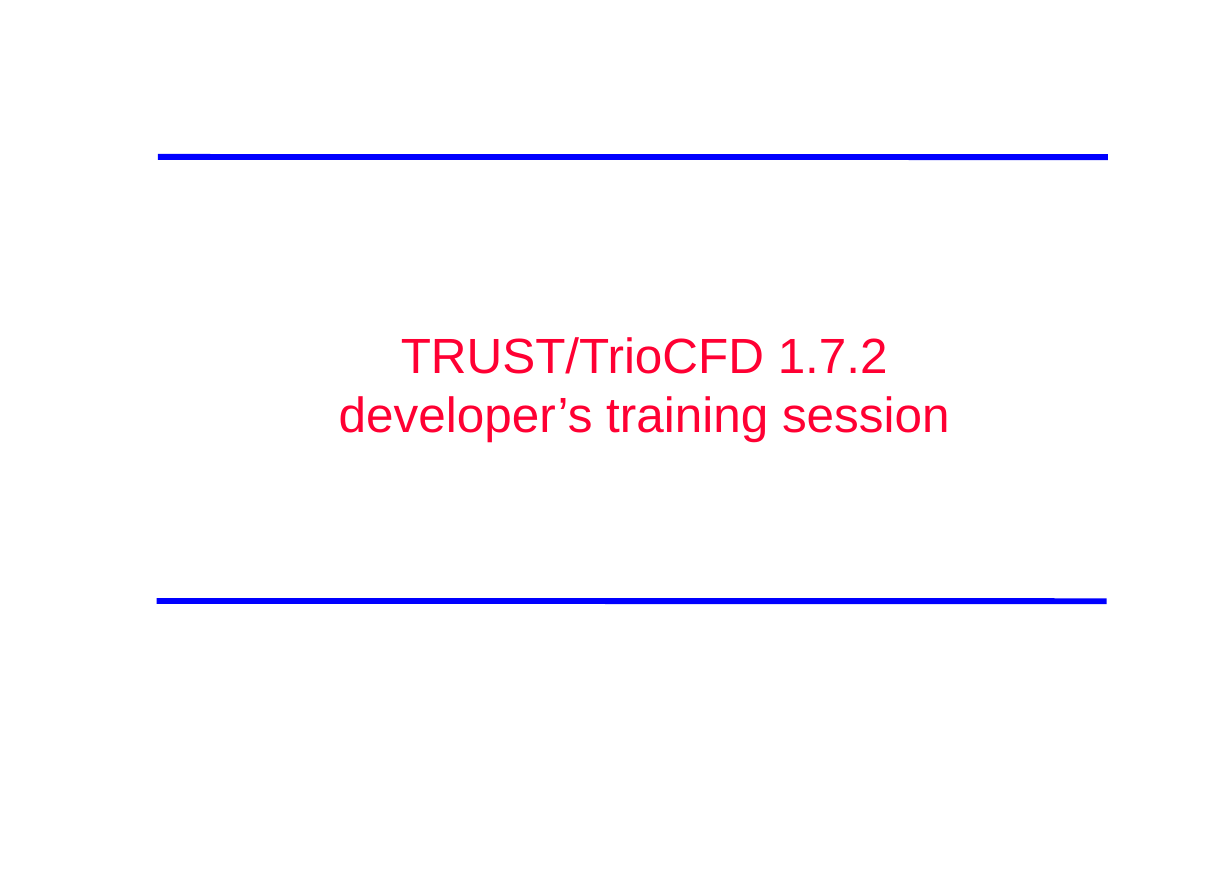
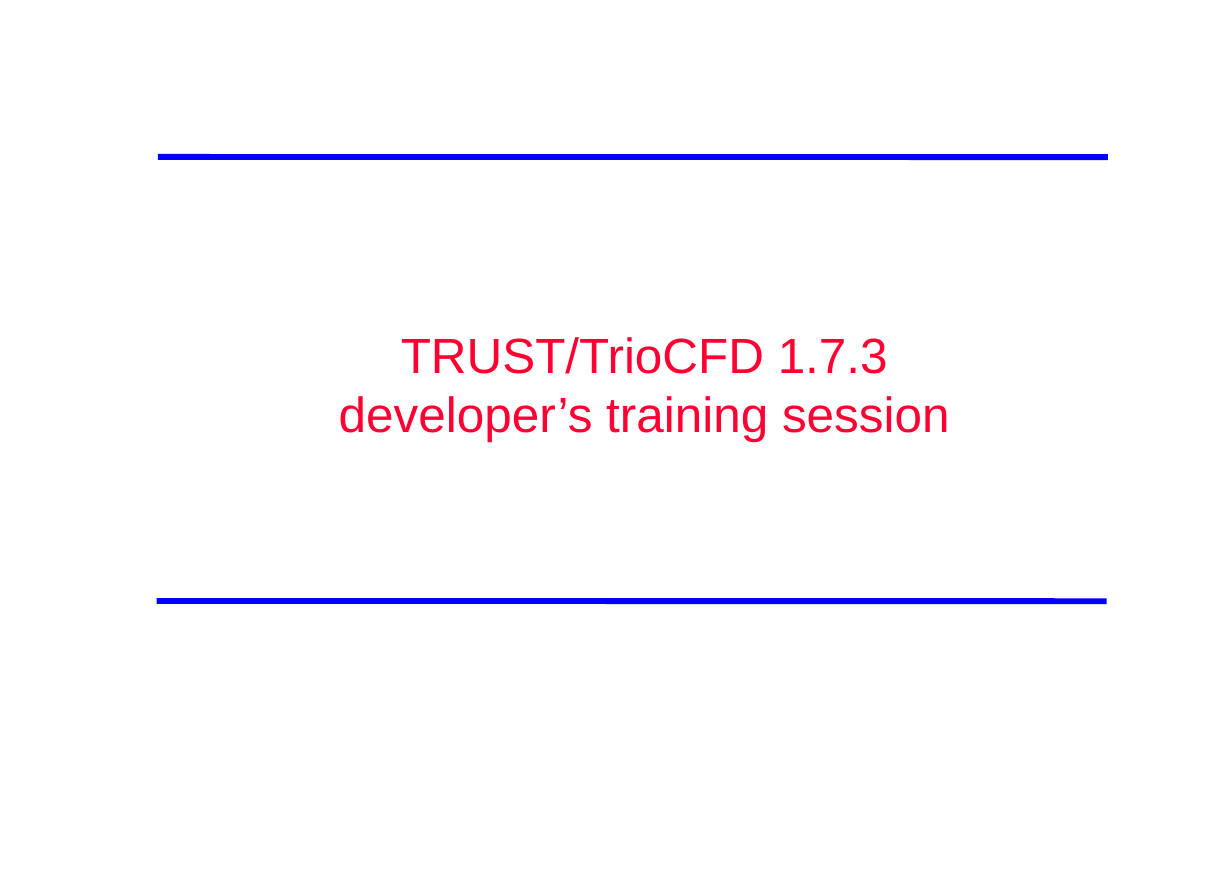
Before and after one commit to cea-trust-platform/trust-code, a slide deck: slide 1 of doc/TRUST/Developer_TRUST_presentation.odp. Drawn at 1232x871 pixels with LibreOffice and Linux fonts; fonts in the diff are those of the drawing; background and template pictures are left out. Boxes give left, top, right and bottom in pixels: in the first picture for what was removed or moved away, otherwise in the second. Text is boxed around its words. In the diff, an @@ line names an element or a change of style, - is before the commit and + after.

Commit message:
Update of user and dev training sessions

```diff
--- a/doc/TRUST/Developer_TRUST_presentation.odp
+++ b/doc/TRUST/Developer_TRUST_presentation.odp
@@ title at [339,337,950,442]: text changed @@
-TRUST/TrioCFD 1.7.2
-developer’s training session
+TRUST/TrioCFD 1.7.3
+developer’s training session
```
Also in this commit, not shown: 9 other slides changed, 3 other files.
